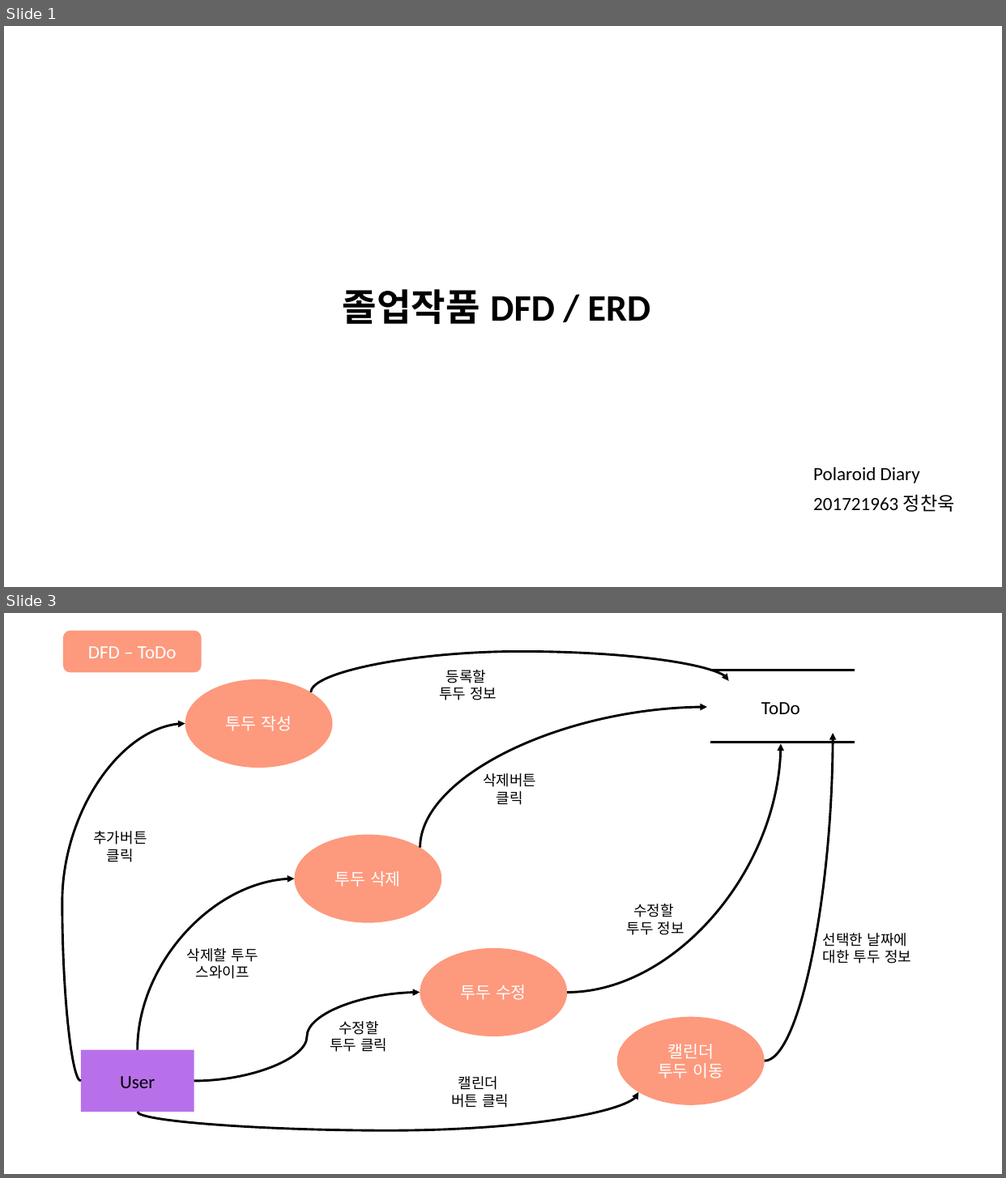
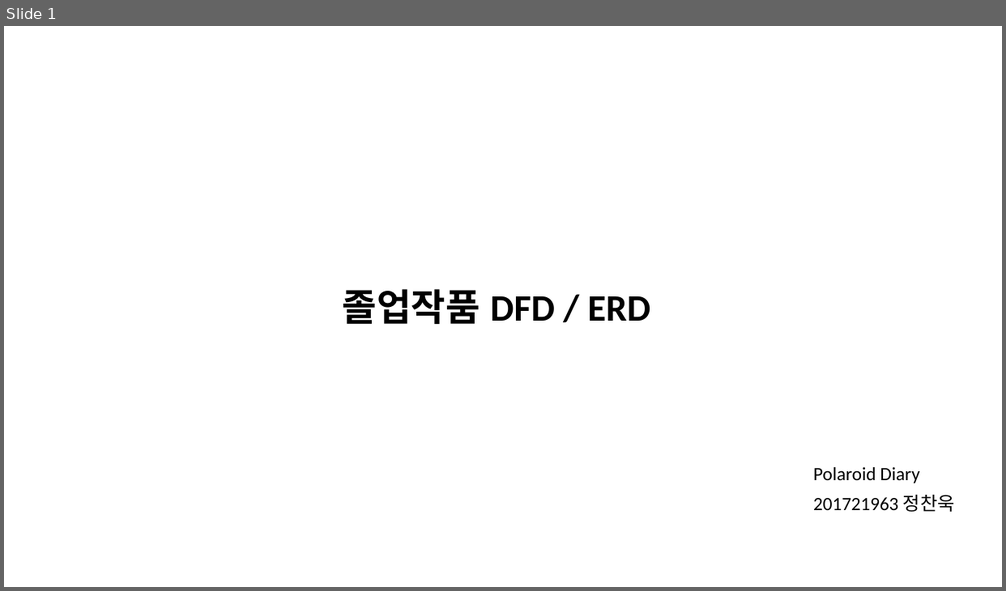
Before and after one commit to chaeHaram/University, a slide deck: 4-1/소프트웨어 종합설계/10주차/졸업작품 DFD : ERD.pptx. Shown one above the other, each under a label of ours: slides 1 and 3 before the commit, slide 1 after it; the slides between them are not shown. The pictures are 1006x1178 and 1006x591 pixels, drawn with LibreOffice and Linux fonts; fonts in the diff are those of the drawing. Boxes give left, top, right and bottom in pixels: in the first picture for what was removed or moved away, otherwise in the second. Text is boxed around its words. In the diff, an @@ line names an element or a change of style, - is before the commit and + after.

```diff
--- a/4-1/소프트웨어 종합설계/10주차/졸업작품 DFD : ERD.pptx
+++ b/4-1/소프트웨어 종합설계/10주차/졸업작품 DFD : ERD.pptx
@@ slide 3 removed at bbox=[4, 613, 1002, 1174], background #FFFFFF @@
@@ rounded rectangle removed at bbox=[63, 630, 202, 672] @@
-DFD – ToDo
@@ curved arrow removed from (311, 692) to (729, 681) @@
@@ ellipse removed at bbox=[185, 679, 333, 768] @@
-투두 작성
@@ text removed at bbox=[439, 670, 496, 700] @@
-등록할
-투두 정보
@@ ellipse removed at bbox=[707, 670, 854, 743] @@
-ToDo
@@ line removed from (710, 671) to (854, 671) @@
@@ curved arrow removed from (420, 847) to (707, 707) @@
@@ curved arrow removed from (81, 1082) to (185, 724) @@
@@ curved arrow removed from (765, 1062) to (833, 733) @@
@@ curved arrow removed from (567, 993) to (781, 744) @@
@@ line removed from (710, 743) to (854, 743) @@
@@ text removed at bbox=[483, 773, 536, 805] @@
-삭제버튼
-클릭
@@ text removed at bbox=[93, 831, 147, 862] @@
-추가버튼
-클릭
@@ ellipse removed at bbox=[295, 835, 442, 923] @@
-투두 삭제
@@ curved arrow removed from (138, 1050) to (295, 879) @@
@@ text removed at bbox=[627, 904, 684, 935] @@
-수정할
-투두 정보
@@ text removed at bbox=[187, 948, 258, 979] @@
-삭제할 투두
-스와이프
@@ ellipse removed at bbox=[420, 948, 568, 1037] @@
-투두 수정
@@ text removed at bbox=[823, 933, 911, 964] @@
-선택한 날짜에
-대한 투두 정보
@@ curved arrow removed from (194, 1082) to (420, 993) @@
@@ text removed at bbox=[330, 1021, 387, 1052] @@
-수정할
-투두 클릭
@@ ellipse removed at bbox=[617, 1017, 765, 1105] @@
-캘린더
-투두 이동
@@ rectangle removed at bbox=[81, 1050, 194, 1112] @@
-User
@@ curved arrow removed from (138, 1112) to (639, 1093) @@
@@ text removed at bbox=[451, 1076, 509, 1108] @@
-캘린더
-버튼 클릭
```
Also in this commit, not shown: 1 slide changed, 1 slide added, 1 other slide removed, 4 other files.
